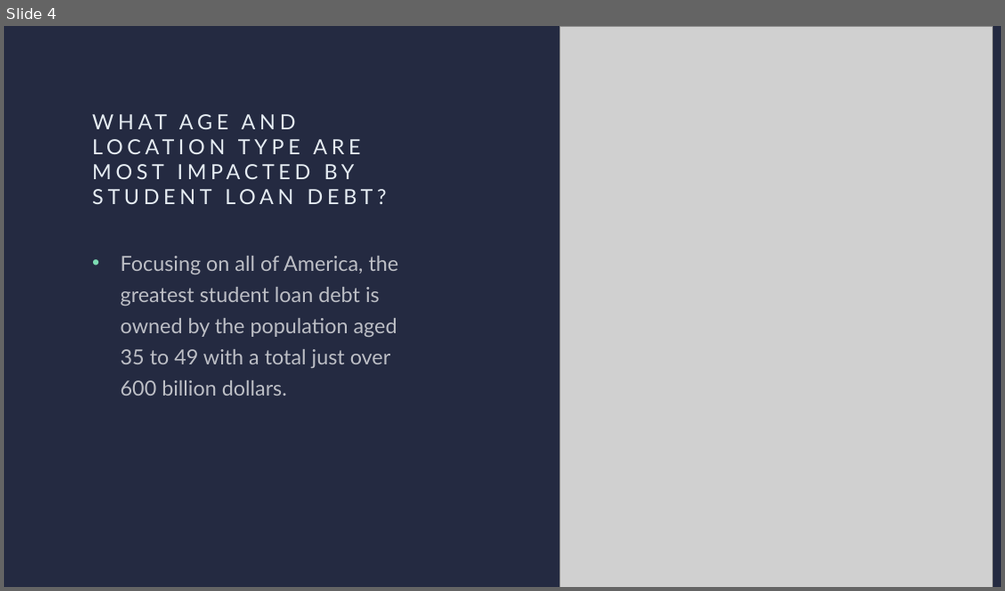
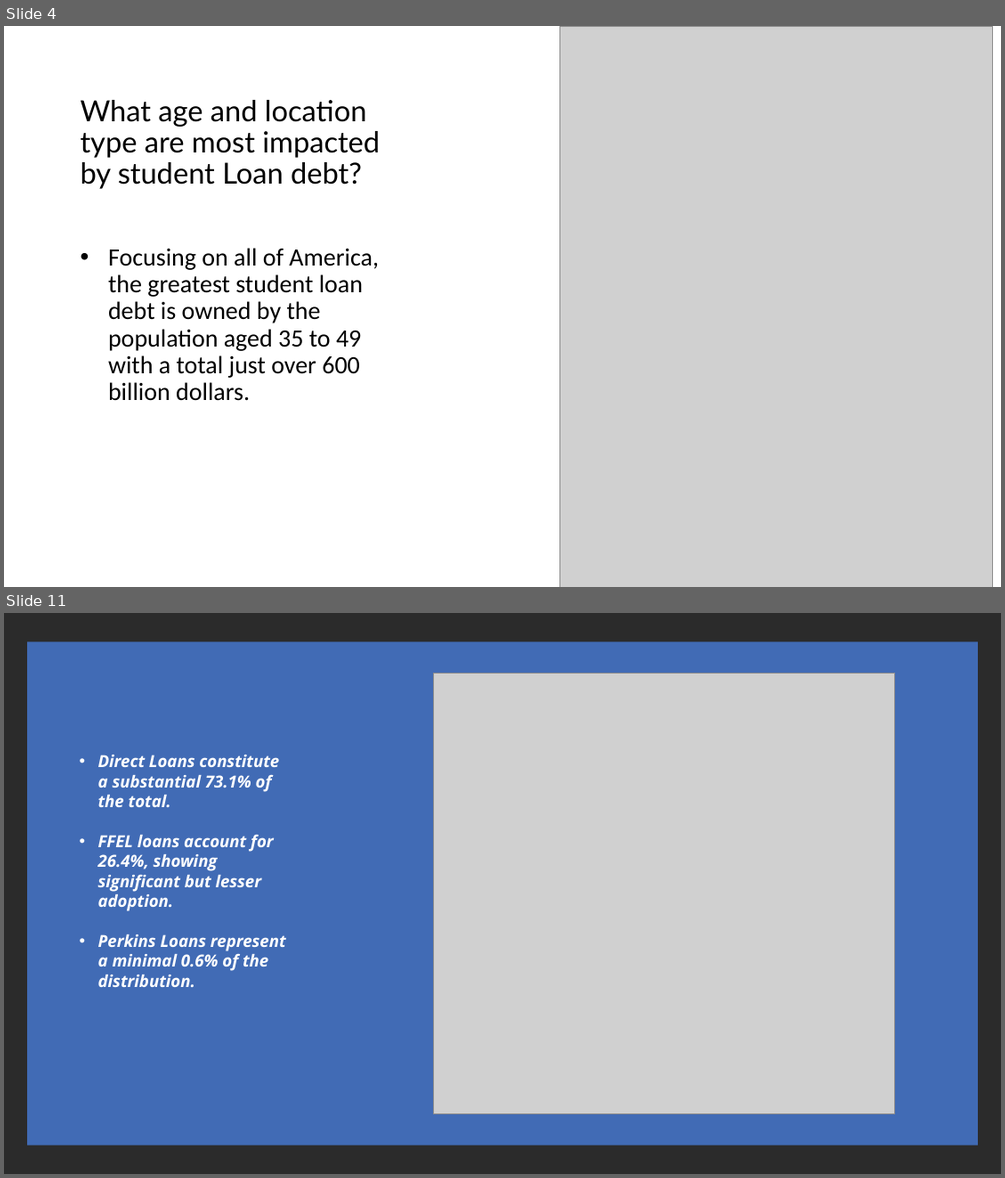
Before and after one commit to Marisauc/Project-1-Team-9, a slide deck: Project_1_Stutdent_Loan_Analysis.pptx. Shown one above the other, each under a label of ours: slide 4 before the commit, slides 4 and 11 after it; the slides between them are not shown. The pictures are 1005x591 and 1005x1178 pixels, drawn with LibreOffice and Linux fonts; fonts in the diff are those of the drawing; grey boxes stand for pictures; background and template pictures are left out; a plain dark background stands for a picture behind light text. Boxes give left, top, right and bottom in pixels: in the first picture for what was removed or moved away, otherwise in the second. Text is boxed around its words. In the diff, an @@ line names an element or a change of style, - is before the commit and + after.

```diff
--- a/Project_1_Stutdent_Loan_Analysis.pptx
+++ b/Project_1_Stutdent_Loan_Analysis.pptx
@@ slide 11 added at [4,613,1001,1174], background picture (left out) @@
@@ rectangle added at [27,641,978,1144], fill #4472C4 at 90% opacity @@
@@ picture added at [434,673,896,1114] @@
@@ text added at [98,755,286,987], 16 pt, text #FFFFFF, bold, italic @@
+• Direct Loans constitute a substantial 73.1% of the total.
+• FFEL loans account for 26.4%, showing significant but lesser adoption.
+• Perkins Loans represent a minimal 0.6% of the distribution.
@@ slide 4 changed as well @@
@@ background #242A41 to #FFFFFF @@
@@ title "What age and location type ..." at [81,100,380,189]: vertical alignment top to bottom @@
@@ title at [81,100,380,189]: text changed; size 20 to 28 pt; text colour #E6EDF3 to #000000 @@
-WHAT AGE AND LOCATION TYPE ARE MOST IMPACTED BY STUDENT LOAN DEBT?
+What age and location type are most impacted by student Loan debt?
@@ text "Focusing on all of America, ...": place and size @@
-text "Focusing on all of America, ..." at [121,256,399,395]
+text "Focusing on all of America, ..." at [108,248,379,401]
@@ text "Focusing on all of America, ..." at [108,248,379,401]: size 20 to 24 pt, font Lato to Calibri, text colour #FFFFFF at 70% opacity to #000000; line spacing 1.25 to 0.9 @@
```
Also in this commit, not shown: 4 other slides changed, 6 other slides added.
